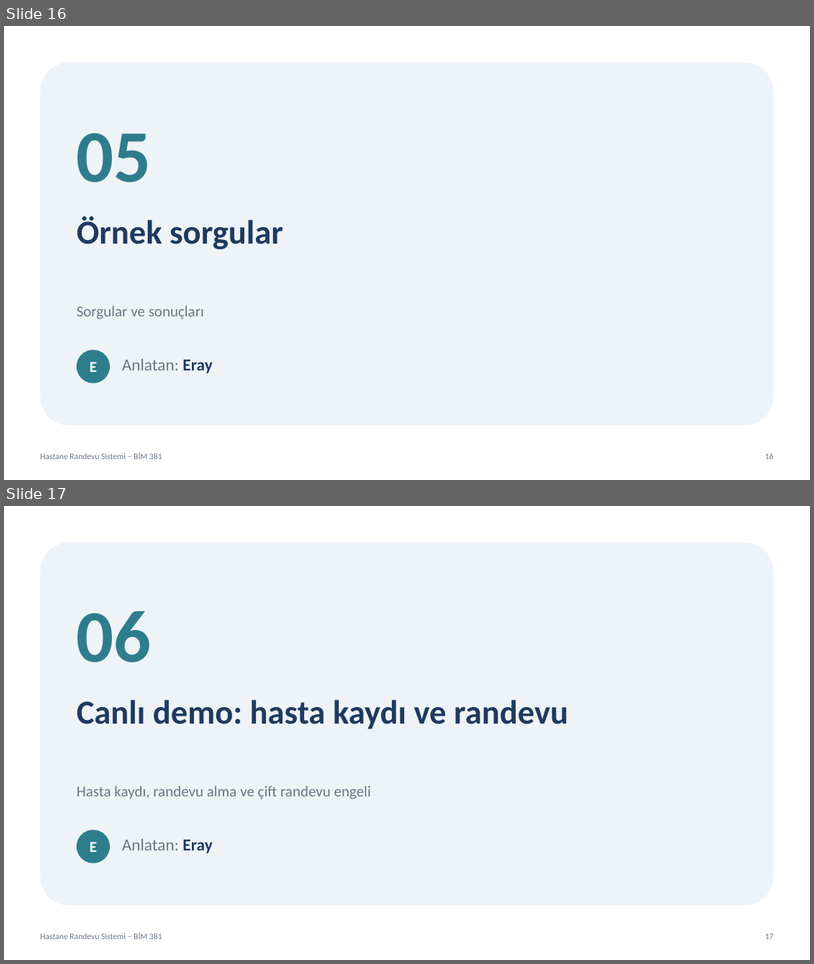
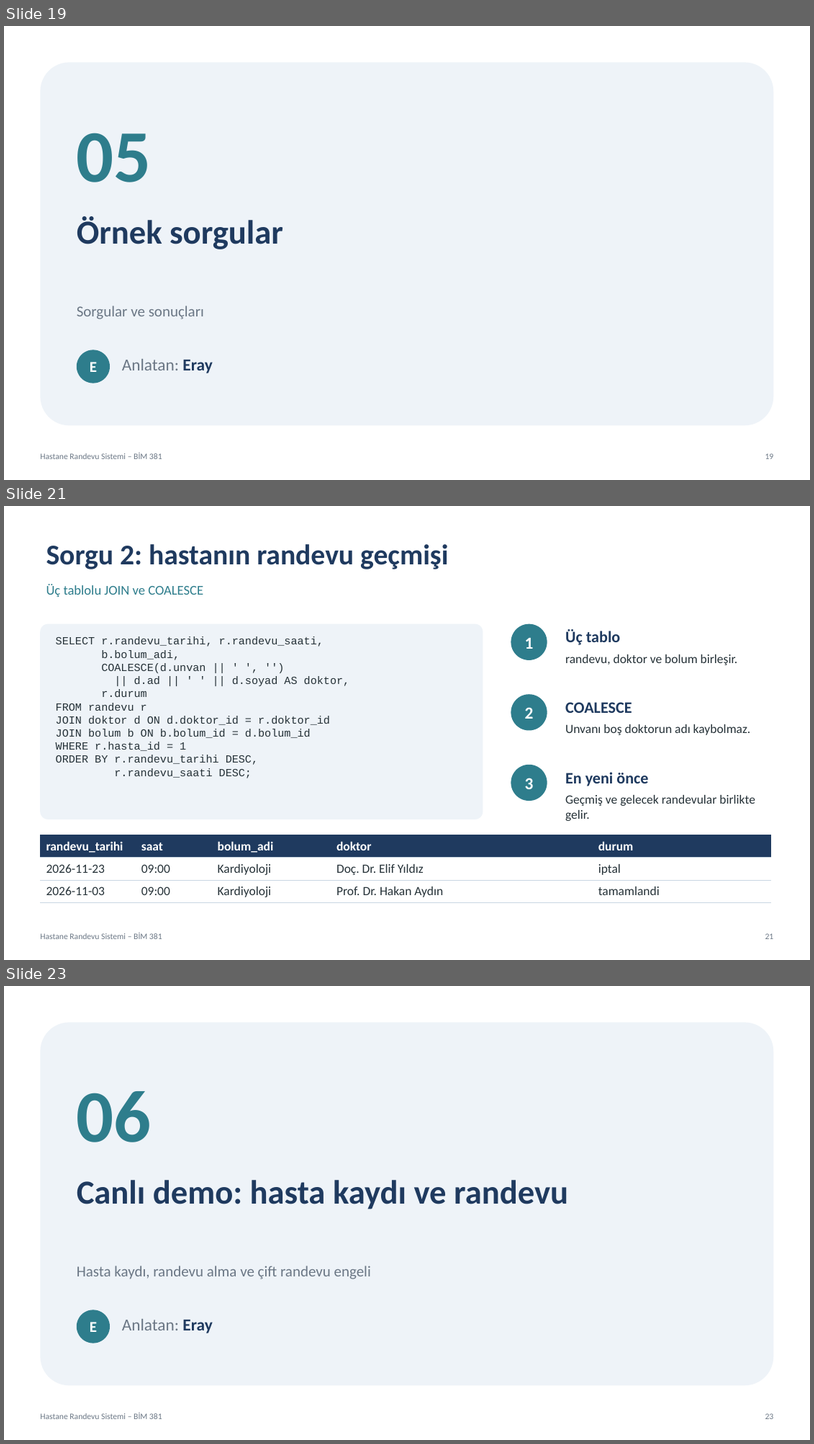
Before and after one commit to vliashenko6/hastane-randevu-sistemi, a slide deck: sunum/hastane_randevu_sunumu.pptx. Shown one above the other, each under a label of ours: slides 16 and 17 before the commit, slides 19, 21 and 23 after it; the slides between them are not shown. The pictures are 814x964 and 814x1444 pixels, drawn with LibreOffice and Linux fonts; fonts in the diff are those of the drawing. Boxes give left, top, right and bottom in pixels: in the first picture for what was removed or moved away, otherwise in the second. Text is boxed around its words. In the diff, an @@ line names an element or a change of style, - is before the commit and + after.

Commit message:
İlişkisel şema, sorgu ve hasta/randevu demo slaytları eklendi

```diff
--- a/sunum/hastane_randevu_sunumu.pptx
+++ b/sunum/hastane_randevu_sunumu.pptx
@@ slide 21 added at (x1=4, y1=506, x2=810, y2=960), background #FFFFFF; not listed: 2 template elements that a slide beside it also shows @@
@@ text added at (x1=46, y1=544, x2=448, y2=569), 34 pt, text #1F3A5F, bold @@
+Sorgu 2: hastanın randevu geçmişi
@@ text added at (x1=46, y1=584, x2=203, y2=597), 16 pt, text #2E7D8C @@
+Üç tablolu JOIN ve COALESCE
@@ rounded rectangle added at (x1=40, y1=624, x2=483, y2=819), fill #EEF3F8 @@
@@ ellipse added at (x1=512, y1=624, x2=548, y2=660), fill #2E7D8C, 20 pt, text #FFFFFF, bold @@
+1
@@ text added at (x1=566, y1=629, x2=621, y2=645), 19 pt, text #1F3A5F, bold @@
+Üç tablo
@@ text added at (x1=56, y1=636, x2=350, y2=778), 13 pt, text #263238 @@
+SELECT r.randevu_tarihi, r.randevu_saati,
+b.bolum_adi,
+COALESCE(d.unvan || ' ', '')
+|| d.ad || ' ' || d.soyad AS doktor,
+r.durum
+FROM randevu r
+JOIN doktor d ON d.doktor_id = r.doktor_id
+JOIN bolum b ON b.bolum_id = d.bolum_id
+WHERE r.hasta_id = 1
+ORDER BY r.randevu_tarihi DESC,
+r.randevu_saati DESC;
@@ text added at (x1=566, y1=654, x2=738, y2=665), 15 pt, text #263238 @@
+randevu, doktor ve bolum birleşir.
@@ ellipse added at (x1=512, y1=694, x2=548, y2=731), fill #2E7D8C, 20 pt, text #FFFFFF, bold @@
+2
@@ text added at (x1=566, y1=702, x2=632, y2=713), 19 pt, text #1F3A5F, bold @@
+COALESCE
@@ text added at (x1=566, y1=724, x2=751, y2=735), 15 pt, text #263238 @@
+Unvanı boş doktorun adı kaybolmaz.
@@ ellipse added at (x1=512, y1=764, x2=548, y2=800), fill #2E7D8C, 20 pt, text #FFFFFF, bold @@
+3
@@ text added at (x1=566, y1=772, x2=648, y2=786), 19 pt, text #1F3A5F, bold @@
+En yeni önce
@@ text added at (x1=566, y1=795, x2=756, y2=821), 15 pt, text #263238 @@
+Geçmiş ve gelecek randevular birlikte gelir.
@@ table added at (x1=40, y1=834, x2=771, y2=902), 3 rows, 5 columns @@
+randevu_tarihi | saat | bolum_adi | doktor | durum
+2026-11-23 | 09:00 | Kardiyoloji | Doç. Dr. Elif Yıldız | iptal
+2026-11-03 | 09:00 | Kardiyoloji | Prof. Dr. Hakan Aydın | tamamlandi
@@ what was slide 16 is now slide 19 @@
@@ what was slide 17 is now slide 23 @@
@@ page number at (x1=766, y1=1413, x2=774, y2=1419): text changed @@
-17
+23
```
Also in this commit, not shown: 7 other slides added.
